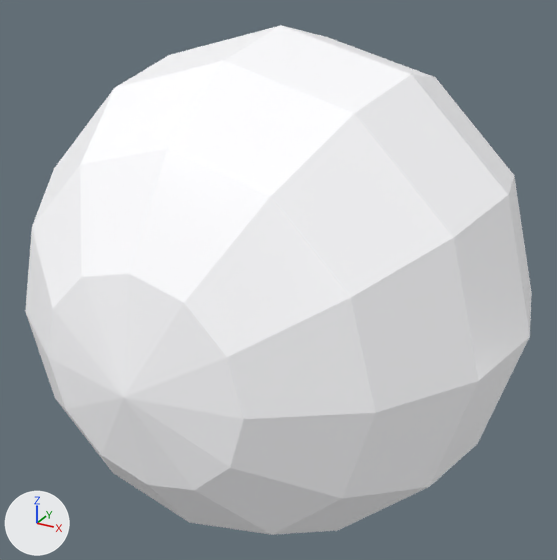
Renders of the Blender file source/athlete-marker/sphere-v1/sphere-v1.blend from each side of a commit.
The view is the same before and after, from a 50 mm camera at (0.1249, -0.2287, 0.1148) aimed at (-0.0008, -0.0002, 0.0005). The axes (+X, +Y, +Z) are drawn at lower left. The lights are the same throughout. The older version comes first.

The first picture shows 'athlete-marker/sphere-v1'.
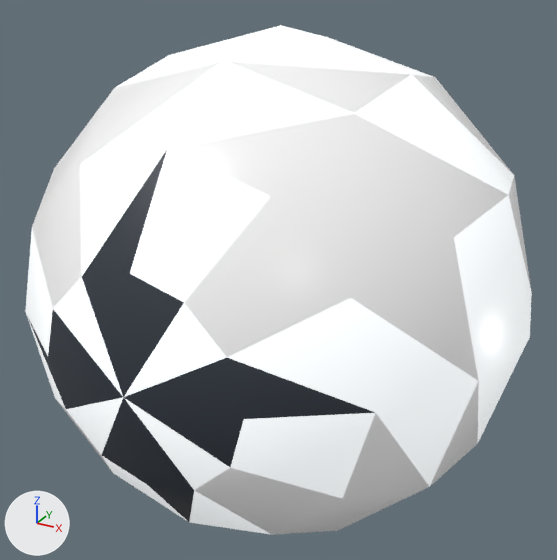
Boxes (x1, y1, x2, y2) around the edits, measured in the pictures (557 x 560 px):
part 1 of me_athlete_marker_sphere_v1_mesh, recoloured (darker)
    both: (27, 150, 375, 522)
part 2 of me_athlete_marker_sphere_v1_mesh, recoloured
    both: (25, 25, 532, 535)
part 3 of me_athlete_marker_sphere_v1_mesh, recoloured
    both: (32, 61, 531, 535)

The edits, one by one:
Material 'mat/white' (mat_mat_white) is new.
Its base color is (0.95, 0.98, 1.0) (white #f9fdff).
Its roughness is 0.3.
Its emission color is (0.95, 0.98, 1.0) (white #f9fdff).
Its emission strength is 0.45.
Material 'mat/tint_base' (mat_mat_tint_base) is new.
Its base color is (0.92, 0.92, 0.92) (white #f6f6f6).
Its roughness is 0.34.
Its emission color is (0.92, 0.92, 0.92) (white #f6f6f6).
Its emission strength is 0.08.
Material 'mat/charcoal' (mat_mat_charcoal) is new.
Its base color is (0.035, 0.045, 0.06) (greyish blue #353c45).
Its roughness is 0.43.
me_athlete_marker_sphere_v1_mesh has 86 vertices, 168 faces and spans x -0.09..0.09, y -0.09..0.09, z -0.09..0.09.
me_athlete_marker_sphere_v1_mesh is used by ob_athlete_marker_sphere_v1; location (0.0, 0.0, 0.0).
me_athlete_marker_sphere_v1_mesh part 1: 12 of the faces centred in x -0.043..0.043, y -0.085..-0.077, z -0.043..0.043 switch from mat_mat_marker (white #fdfdff) to mat_mat_charcoal (greyish blue #353c45).
me_athlete_marker_sphere_v1_mesh part 2: 80 of the faces centred in x -0.084..0.084, y -0.085..0.085, z -0.084..0.084 switch from mat_mat_marker (white #fdfdff) to mat_mat_white (white #f9fdff, glowing white #f9fdff).
me_athlete_marker_sphere_v1_mesh part 3: 64 of the faces centred in x -0.078..0.078, y -0.077..0.077, z -0.078..0.078 switch from mat_mat_marker (white #fdfdff) to mat_mat_tint_base (white #f6f6f6).
